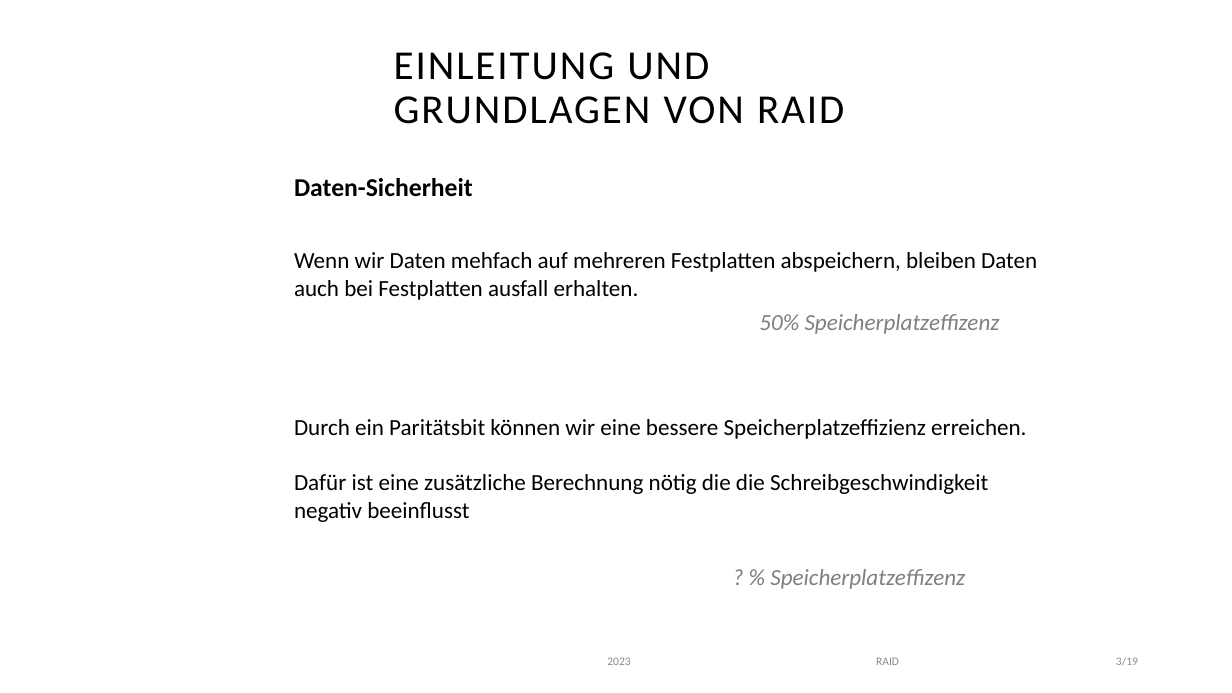
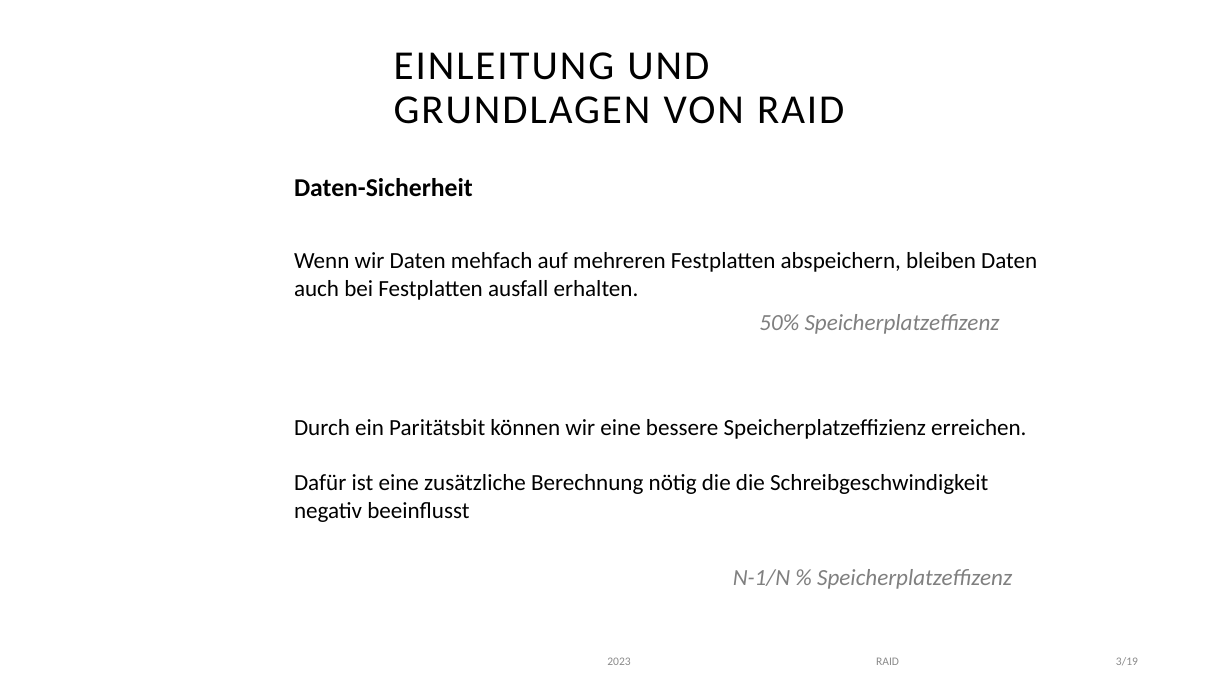
Before and after one commit to FyndetNeo/MultiMediDeutsch, a slide deck: slide 4 of RaidStand-15.01.24-v3.pptx. Drawn at 1232x693 pixels with LibreOffice and Linux fonts; fonts in the diff are those of the drawing; background and template pictures are left out. Boxes give left, top, right and bottom in pixels: in the first picture for what was removed or moved away, otherwise in the second. Text is boxed around its words. In the diff, an @@ line names an element or a change of style, - is before the commit and + after.

```diff
--- a/RaidStand-15.01.24-v3.pptx
+++ b/RaidStand-15.01.24-v3.pptx
@@ text at (x1=733, y1=569, x2=1012, y2=589): text changed @@
-? % Speicherplatzeffizenz
+N-1/N % Speicherplatzeffizenz
```
Also in this commit, not shown: 1 other slide changed, 1 other file.
